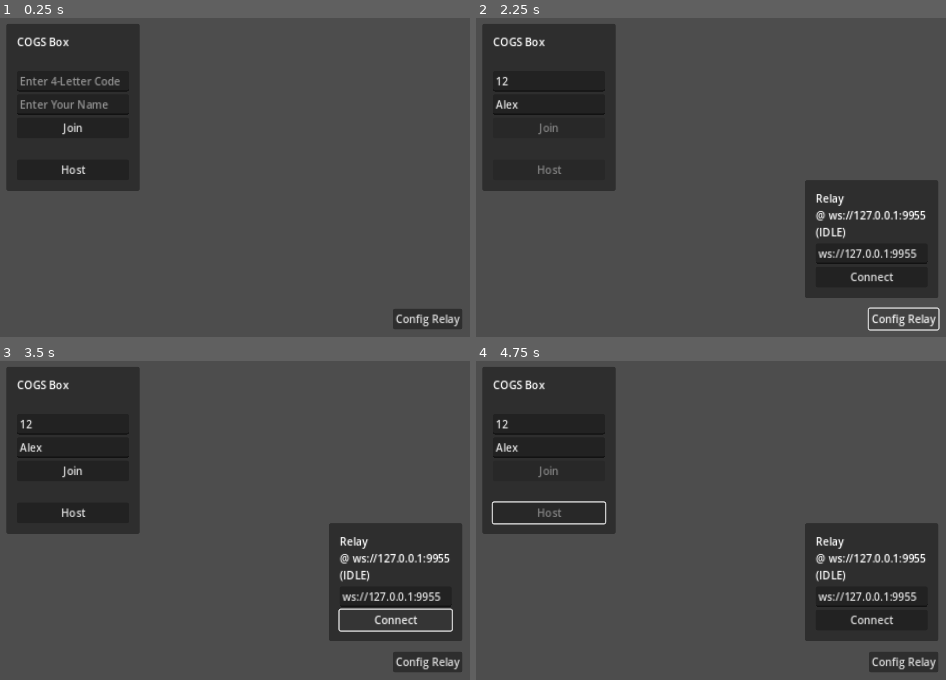
Above: before the commit, frames 1-4 (two rows, left to right).
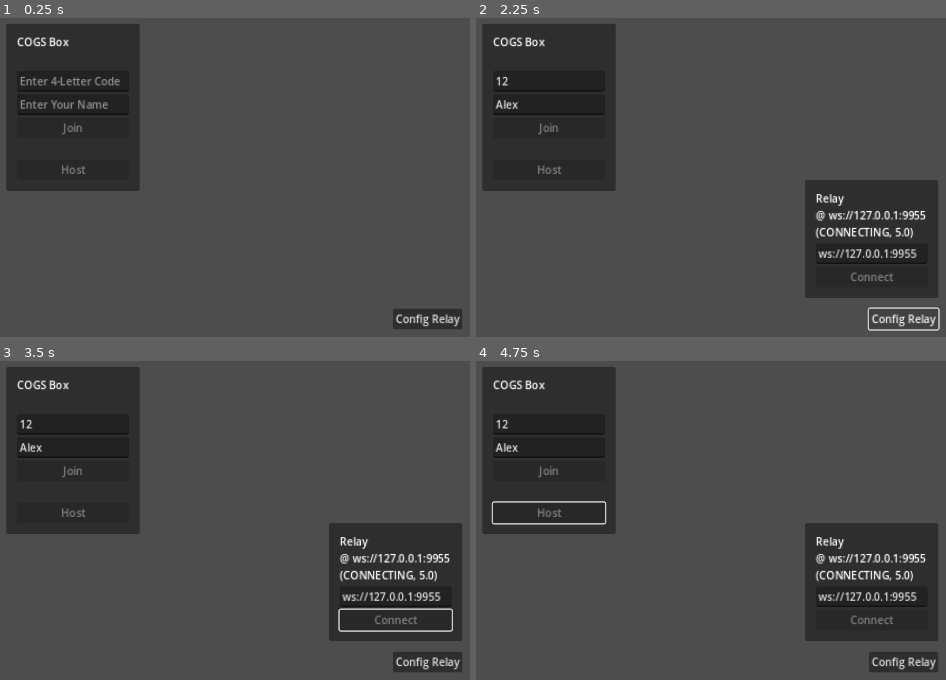
Above: after the commit, the same moments.

Repository: RUCOGS/jam-box
Game: Godot game, scene res://scenes/main.tscn
Same seed, same stepped clock (60 frames per second), same inputs: the game is played once before the commit and once after it.
Inputs (mouse positions are in pixels of both pictures, inside the frame that each line leads up to):
- Up to frame 1 (0.25 s): no input
- Up to frame 2 (2.25 s): click (551, 81) at 0.52 s; type "12" at 0.6 s; click (551, 104) at 0.75 s; type "Alex" at 0.83 s; click (551, 126) at 1.25 s, where only the run before the commit has a clickable "Join"; click "Config Relay" at 2 s
- Up to frame 3 (3.5 s): click (394, 619) at 2.75 s, where only the run before the commit has a clickable "Connect"
- Up to frame 4 (4.75 s): click (551, 514) at 3.5 s, where only the run before the commit has a clickable "Host"

The runs differ from the first frame. In frame 1, 0.1% of the frame differs, in the area x 13-19%, y 32-49%; in frame 2, 0.5%; in frame 3, 0.7%, in the area x 13-93%, y 32-83%; in frame 4, 0.5%.

Commit message:
Add start game button + max player limit

Diff:
--- a/Game/scenes/main.tscn
+++ b/Game/scenes/main.tscn
@@ -35,6 +35,7 @@
 script = ExtResource("1_1hdj3")
 
 [node name="JoinHostPanel" type="PanelContainer" parent="CanvasLayer/MainMenu/MenuManager" node_paths=PackedStringArray("_network", "_room_manager", "_menu_manager", "_code_line_edit", "_name_line_edit", "_join_button", "_host_button")]
+visible = false
 custom_minimum_size = Vector2(200, 0)
 layout_mode = 1
 anchors_preset = 8
@@ -99,8 +100,7 @@
 layout_mode = 2
 text = "Host"
 
-[node name="HostLobbyPanel" type="PanelContainer" parent="CanvasLayer/MainMenu/MenuManager" node_paths=PackedStringArray("_network", "_room_manager", "_code_label", "_players_label", "_start_button", "_quit_button")]
-visible = false
+[node name="HostLobbyPanel" type="PanelContainer" parent="CanvasLayer/MainMenu/MenuManager" node_paths=PackedStringArray("_network", "_room_manager", "_code_label", "_players_label", "_quit_button")]
 custom_minimum_size = Vector2(300, 0)
 layout_mode = 1
 anchors_preset = 8
@@ -119,7 +119,6 @@
 _room_manager = NodePath("../../../../RoomManager")
 _code_label = NodePath("MarginContainer/VBoxContainer/CodeLabel")
 _players_label = NodePath("MarginContainer/VBoxContainer/ScrollContainer/PlayersLabel")
-_start_button = NodePath("MarginContainer/VBoxContainer/StartButton")
 _quit_button = NodePath("MarginContainer/VBoxContainer/QuitButton")
 
 [node name="MarginContainer" type="MarginContainer" parent="CanvasLayer/MainMenu/MenuManager/HostLobbyPanel"]
@@ -148,15 +147,11 @@
 layout_mode = 2
 text = "P1"
 
-[node name="StartButton" type="Button" parent="CanvasLayer/MainMenu/MenuManager/HostLobbyPanel/MarginContainer/VBoxContainer"]
-layout_mode = 2
-text = "Start"
-
 [node name="QuitButton" type="Button" parent="CanvasLayer/MainMenu/MenuManager/HostLobbyPanel/MarginContainer/VBoxContainer"]
 layout_mode = 2
 text = "Quit"
 
-[node name="PlayerLobbyPanel" type="PanelContainer" parent="CanvasLayer/MainMenu/MenuManager" node_paths=PackedStringArray("_network", "_room_manager", "_code_label", "_test_button", "_quit_button")]
+[node name="PlayerLobbyPanel" type="PanelContainer" parent="CanvasLayer/MainMenu/MenuManager" node_paths=PackedStringArray("_network", "_room_manager", "_code_label", "_username_label", "_test_button", "_quit_button", "_start_button")]
 visible = false
 custom_minimum_size = Vector2(200, 0)
 layout_mode = 1
@@ -175,8 +170,10 @@
 _network = NodePath("../../../../Network")
 _room_manager = NodePath("../../../../RoomManager")
 _code_label = NodePath("MarginContainer/VBoxContainer/CodeLabel")
+_username_label = NodePath("MarginContainer/VBoxContainer/UsernameLabel")
 _test_button = NodePath("MarginContainer/VBoxContainer/TestButton")
 _quit_button = NodePath("MarginContainer/VBoxContainer/QuitButton")
+_start_button = NodePath("MarginContainer/VBoxContainer/StartButton")
 
 [node name="MarginContainer" type="MarginContainer" parent="CanvasLayer/MainMenu/MenuManager/PlayerLobbyPanel"]
 layout_mode = 2
@@ -195,6 +192,10 @@
 [node name="CodeLabel" type="Label" parent="CanvasLayer/MainMenu/MenuManager/PlayerLobbyPanel/MarginContainer/VBoxContainer"]
 layout_mode = 2
 text = "[55446]"
+
+[node name="UsernameLabel" type="Label" parent="CanvasLayer/MainMenu/MenuManager/PlayerLobbyPanel/MarginContainer/VBoxContainer"]
+layout_mode = 2
+text = "Username"
 
 [node name="Control" type="Control" parent="CanvasLayer/MainMenu/MenuManager/PlayerLobbyPanel/MarginContainer/VBoxContainer"]
 custom_minimum_size = Vector2(0, 24)
@@ -203,6 +204,10 @@
 [node name="TestButton" type="Button" parent="CanvasLayer/MainMenu/MenuManager/PlayerLobbyPanel/MarginContainer/VBoxContainer"]
 layout_mode = 2
 text = "Test Input"
+
+[node name="StartButton" type="Button" parent="CanvasLayer/MainMenu/MenuManager/PlayerLobbyPanel/MarginContainer/VBoxContainer"]
+layout_mode = 2
+text = "Start"
 
 [node name="QuitButton" type="Button" parent="CanvasLayer/MainMenu/MenuManager/PlayerLobbyPanel/MarginContainer/VBoxContainer"]
 layout_mode = 2
@@ -291,7 +296,9 @@
 
 [node name="Network" type="Node" parent="."]
 script = ExtResource("1_51f1j")
+auto_reconnect = true
 
 [node name="RoomManager" type="Node" parent="." node_paths=PackedStringArray("_network")]
 script = ExtResource("6_olaue")
 _network = NodePath("../Network")
+max_players = 3
--- a/Game/scripts/network.gd
+++ b/Game/scripts/network.gd
@@ -12,6 +12,7 @@
 
 @export var server_address: String = "ws://127.0.0.1:9955"
 @export var connect_timeout: float = 5
+@export var auto_reconnect: bool = false
 
 enum State {
 	IDLE,
@@ -31,6 +32,7 @@
 
 var _socket = WebSocketPeer.new()
 var _peer_buffer = ByteBuffer.new_little_endian()
+var _suppress_auto_reconnect = false
 
 
 func _enter_tree() -> void:
@@ -49,7 +51,9 @@
 
 func connect_socket(_server_address: String = self.server_address):
 	if state != State.IDLE:
+		_suppress_auto_reconnect = true
 		await disconnect_socket()
+		_suppress_auto_reconnect = false
 	self.server_address = _server_address
 	_socket.connect_to_url(_server_address)
 	state = State.CONNECTING
@@ -101,6 +105,8 @@
 		var code = _socket.get_close_code()
 		print("WebSocket closed with code: %d. Clean: %s" % [code, code != -1])
 		set_process(false)
+		if auto_reconnect and not _suppress_auto_reconnect:
+			restart_socket()
 		disconnected.emit()
 
 
@@ -135,9 +141,10 @@
 	_socket.send(bytes)
 
 
-func send_host_room():
+func send_host_room(max_players: int):
 	_peer_buffer.clear()
 	_peer_buffer.put_u8(PacketID.HOST_ROOM)
+	_peer_buffer.put_u16(max_players)
 	send_packet(_peer_buffer.data_array)
 
 
@@ -149,8 +156,21 @@
 	send_packet(_peer_buffer.data_array)
 
 
-func send_relay_data(bytes: PackedByteArray):
+# Player sends a packet to the host
+# Should only be called on the player client!
+func player_send_relay_data(bytes: PackedByteArray):
 	_peer_buffer.clear()
 	_peer_buffer.put_u8(PacketID.SERVER_RELAY_DATA)
 	_peer_buffer.put_data(bytes)
 	send_packet(_peer_buffer.data_array)
+
+
+# Host sends a packet to either all players or a specific player
+# Should only be called on the host client!
+# Leave dest_id = 0 if you want to broadcast to all players
+func host_send_relay_data(bytes: PackedByteArray, dest_id: int = 0):
+	_peer_buffer.clear()
+	_peer_buffer.put_u8(PacketID.SERVER_RELAY_DATA)
+	_peer_buffer.put_u16(dest_id)
+	_peer_buffer.put_data(bytes)
+	send_packet(_peer_buffer.data_array)
--- a/Game/scripts/room_manager.gd
+++ b/Game/scripts/room_manager.gd
@@ -5,10 +5,15 @@
 signal state_changed
 signal player_connected(client_id: int, username: String)
 signal player_disconnected(client_id: int)
+signal player_host_changed
+signal can_start_changed
 signal received_packet(sender_id: int, packet_id: PacketID, buffer: ByteBuffer)
+signal game_started
 
 
 static var global: RoomManager
+
+#region GENERAL VARS
 
 enum State {
 	IDLE,		# Not in a room
@@ -26,11 +31,43 @@
 # Current player's username. Set if you are not the host.
 var username: String = ""
 var is_host: bool = false
+var can_start: bool = false :
+	set(v):
+		var old = can_start
+		can_start = v
+		if old != v:
+			can_start_changed.emit()
+			if is_host:
+				# Notify clients changes to can_start
+				host_send_can_start(can_start)
+
+#endregion
+
+#region HOST VARS
+
 # [player_id: int] -> username: String
-# Set if are you the host.
 var players: Dictionary = {}
+# Player who can start the game
+# 0 means no player has been assigned as a host yet
+var player_host: int = 0
+
+#endregion
+
+#region CLIENT VARS
+
+# Can this client start the game?
+var is_player_host: bool = false :
+	set(v):
+		var old = is_player_host
+		is_player_host = v
+		if old != v:
+			player_host_changed.emit()
+
+#endregion
 
 @export var _network: Network
+@export var min_players: int = 2
+@export var max_players: int = 4
 
 var _peer_buffer = ByteBuffer.new_little_endian()
 
@@ -57,6 +94,8 @@
 	username = _username
 	state = State.CONNECTING
 	is_host = false
+	is_player_host = false
+	can_start = false
 	_network.send_join_room(_room_code, _username)
 
 
@@ -64,8 +103,10 @@
 	room_code = ""
 	state = State.CONNECTING
 	is_host = true
+	is_player_host = false
+	can_start = false
 	players.clear()
-	_network.send_host_room()
+	_network.send_host_room(max_players)
 
 
 func _on_disconnected():
@@ -85,35 +126,88 @@
 			state = State.IDLE
 	elif state == State.IN_ROOM:
 		if packet_id == Network.PacketID.CLIENT_RELAY_DATA:
-			var sender_id = buffer.get_u32()
+			var sender_id = buffer.get_u16()
 			var room_packet_id = buffer.get_u8() as PacketID
 			received_packet.emit(sender_id, room_packet_id, buffer)
+			_on_received_room_packet(sender_id, room_packet_id, buffer)
 		elif is_host:
 			if packet_id == Network.PacketID.ROOM_PLAYER_CONNECTED:
-				var id = buffer.get_u32()
-				var username = buffer.get_utf8_string()
-				print("Player [%s] \"%s\" connected" % [id, username])
-				players[id] = username
-				player_connected.emit(id, username)
+				var id = buffer.get_u16()
+				var _username = buffer.get_utf8_string()
+				print("Player [%s] \"%s\" connected" % [id, _username])
+				players[id] = _username
+				_host_update_player_host()
+				player_connected.emit(id, _username)
 				print("  Lobby: ", players)
 			elif packet_id == Network.PacketID.ROOM_PLAYER_DISCONNECTED:
-				var client_id = buffer.get_u32()
+				var client_id = buffer.get_u16()
 				print("Player [%s] disconnected" % client_id)
 				players.erase(client_id)
+				_host_update_player_host()
 				player_disconnected.emit(client_id)
 				print("  Lobby: ", players)
 
+
+func _on_received_room_packet(sender_id: int, room_packet_id: PacketID, buffer: ByteBuffer):
+	if room_packet_id == PacketID.SET_PLAYER_HOST:
+		is_player_host = buffer.get_bool()
+	elif room_packet_id == PacketID.SET_CAN_START:
+		can_start = buffer.get_bool()
+	elif room_packet_id == PacketID.START_GAME and is_host and sender_id == player_host:
+		# Only start game if we're on the host and we received the
+		# START_GAME packet from the current player_host of the room.
+		game_started.emit()
+
+
+func _host_update_player_host():
+	if not player_host in players:
+		if len(players) == 0:
+			player_host = 0
+		else:
+			# Assign player host to next available player
+			player_host = players.keys()[0]
+			player_host_changed.emit()
+			# Notify clients player if they are the new player host
+			for player_id in players:
+				host_send_set_player_host(player_id == player_host, player_id)
+	can_start = len(players) >= min_players
 
 
 # Packets for communicating within a room
 # These are passed through SERVER_RELAY_DATA and CLIENT_RELAY_DATA packets
 enum PacketID {
-	TEST_INPUT = 1	# Used to indicate if a player is pressing down the test button in the lobby screen
+	# PLAYER PACKETS
+	TEST_INPUT = 1,		# Players tell the sever if they are pressing down the test button in the lobby screen
+	START_GAME = 2,
+
+	# HOST PACKETS
+	SET_PLAYER_HOST = 128,	# Server tells player whether they are the host or not
+	SET_CAN_START = 129		# Server tells player if they can start the game or not
 }
 
 
-func send_test_input(pressed: bool):
+func player_send_test_input(pressed: bool):
 	_peer_buffer.clear()
 	_peer_buffer.put_u8(PacketID.TEST_INPUT)
 	_peer_buffer.put_bool(pressed)
-	_network.send_relay_data(_peer_buffer.data_array)
+	_network.player_send_relay_data(_peer_buffer.data_array)
+
+
+func player_send_start_game():
+	_peer_buffer.clear()
+	_peer_buffer.put_u8(PacketID.START_GAME)
+	_network.player_send_relay_data(_peer_buffer.data_array)
+
+
+func host_send_set_player_host(_is_host: bool, player_id: int):
+	_peer_buffer.clear()
+	_peer_buffer.put_u8(PacketID.SET_PLAYER_HOST)
+	_peer_buffer.put_bool(_is_host)
+	_network.host_send_relay_data(_peer_buffer.data_array, player_id)
+
+
+func host_send_can_start(_can_start: bool):
+	_peer_buffer.clear()
+	_peer_buffer.put_u8(PacketID.SET_CAN_START)
+	_peer_buffer.put_bool(_can_start)
+	_network.host_send_relay_data(_peer_buffer.data_array)
--- a/Game/scripts/ui/host_lobby_panel.gd
+++ b/Game/scripts/ui/host_lobby_panel.gd
@@ -5,7 +5,6 @@
 @export var _room_manager: RoomManager
 @export var _code_label: Label
 @export var _players_label: Label
-@export var _start_button: Button
 @export var _quit_button: Button
 
 # [player_id: int] -> bool (pressed)
@@ -22,7 +21,6 @@
 
 func _on_state_changed():
 	if _room_manager.state == RoomManager.State.IN_ROOM:
-		_code_label.text = "[%s]" % _room_manager.room_code
 		_player_to_test_pressed.clear()
 	_update_visuals()
 
@@ -45,9 +43,15 @@
 
 
 func _update_visuals():
+	_code_label.text = "[%s]   %s/%s (min: %s)" % [_room_manager.room_code, len(_room_manager.players), _room_manager.max_players, _room_manager.min_players]
 	var text = ""
 	for player_id in _room_manager.players:
-		text += "[%s]: %s %s\n" % [player_id, _room_manager.players[player_id], "(TEST)" if _player_to_test_pressed[player_id] else ""]
+		text += "[%s]: %s" % [player_id, _room_manager.players[player_id]]
+		if player_id == _room_manager.player_host:
+			text += " (HOST)"
+		if _player_to_test_pressed[player_id]:
+			text += " (TEST)"
+		text += "\n"
 	text = text.rstrip("\n")
 	_players_label.text = text
 
--- a/Game/scripts/ui/join_host_panel.gd
+++ b/Game/scripts/ui/join_host_panel.gd
@@ -14,12 +14,14 @@
 	_join_button.pressed.connect(_on_join_pressed)
 	_host_button.pressed.connect(_on_host_pressed)
 	_room_manager.state_changed.connect(_on_room_state_changed)
+	_network.state_changed.connect(_on_room_state_changed)
 	_on_room_state_changed()
 
 
 func _on_room_state_changed():
-	_join_button.disabled = _room_manager.state == RoomManager.State.CONNECTING
-	_host_button.disabled = _room_manager.state == RoomManager.State.CONNECTING
+	var disable_buttons = _room_manager.state == RoomManager.State.CONNECTING or _network.state != Network.State.CONNECTED
+	_join_button.disabled = disable_buttons
+	_host_button.disabled = disable_buttons
 	if _room_manager.state == RoomManager.State.IN_ROOM:
 		if _room_manager.is_host:
 			_menu_manager.go_to_menu("HostLobbyPanel")
--- a/Game/scripts/ui/player_lobby_panel.gd
+++ b/Game/scripts/ui/player_lobby_panel.gd
@@ -4,24 +4,42 @@
 @export var _network: Network
 @export var _room_manager: RoomManager
 @export var _code_label: Label
+@export var _username_label: Label
 @export var _test_button: Button
 @export var _quit_button: Button
+@export var _start_button: Button
 
 
 func _ready() -> void:
 	_room_manager.state_changed.connect(_on_state_changed)
+	_room_manager.player_host_changed.connect(_on_player_host_changed)
+	_room_manager.can_start_changed.connect(_on_can_start_changed)
 	_test_button.button_down.connect(_on_test_press_changed.bind(true))
 	_test_button.button_up.connect(_on_test_press_changed.bind(false))
 	_quit_button.pressed.connect(_on_quit_pressed)
+	_on_player_host_changed()
+	_on_can_start_changed()
+
+
+func _on_can_start_changed():
+	_start_button.disabled = not _room_manager.can_start
+
+
+func _on_player_host_changed():
+	_start_button.visible = _room_manager.is_player_host
+	_on_state_changed()
 
 
 func _on_test_press_changed(pressed: bool):
-	_room_manager.send_test_input(pressed)
+	_room_manager.player_send_test_input(pressed)
 
 
 func _on_state_changed():
 	if _room_manager.state == RoomManager.State.IN_ROOM:
 		_code_label.text = "[%s]" % _room_manager.room_code
+		_username_label.text = _room_manager.username
+		if _room_manager.is_player_host:
+			_code_label.text += " (HOST)"
 
 
 func _on_quit_pressed():
--- a/Game/scripts/ui/relay_panel.gd
+++ b/Game/scripts/ui/relay_panel.gd
@@ -17,7 +17,7 @@
 	_on_connect_relay()
 
 
-func _process(delta: float) -> void:
+func _process(_delta: float) -> void:
 	_update_config_label()
 
 
Not shown, changed: Relay/src/client/mod.rs
Not shown, changed: Relay/src/room_manager.rs
